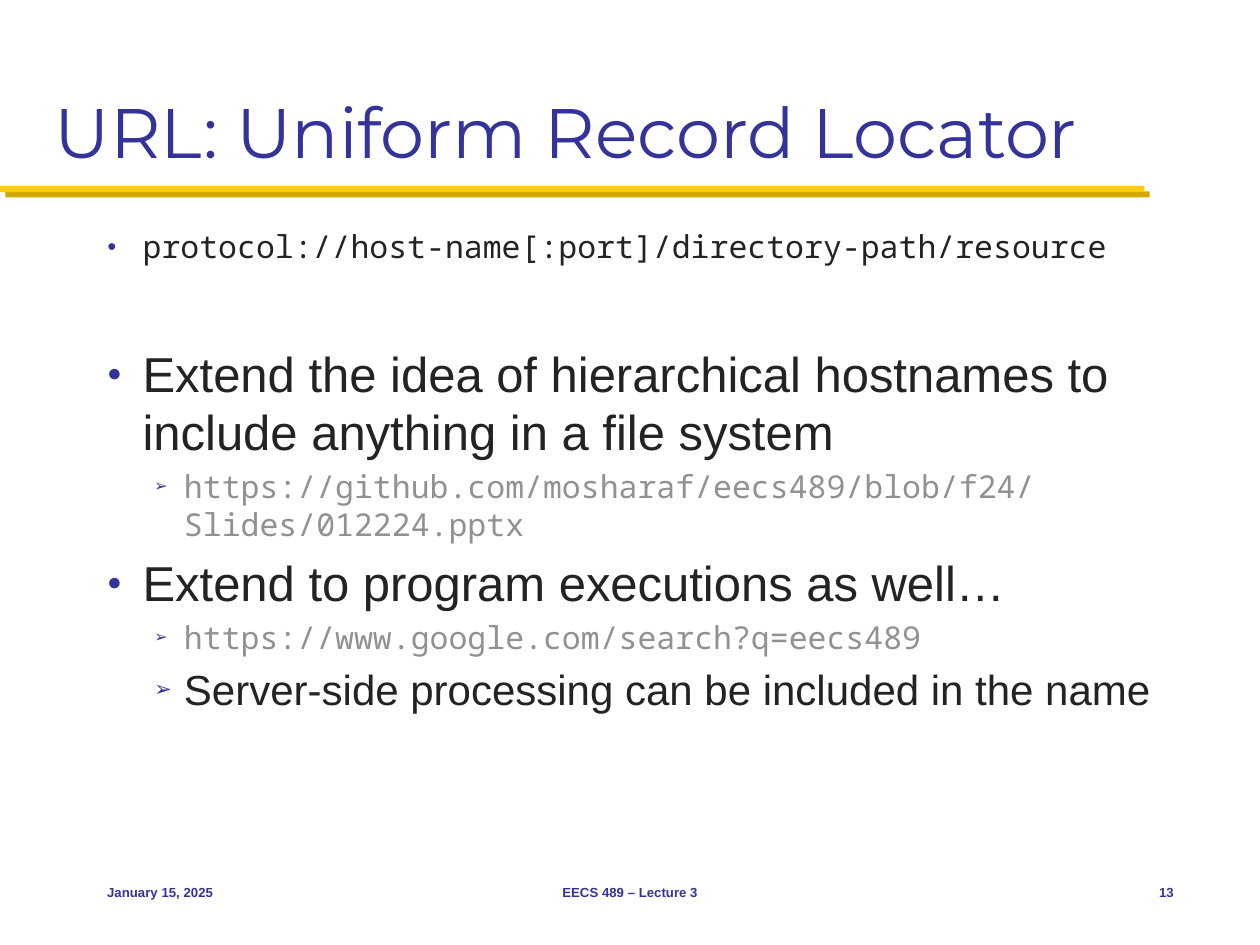
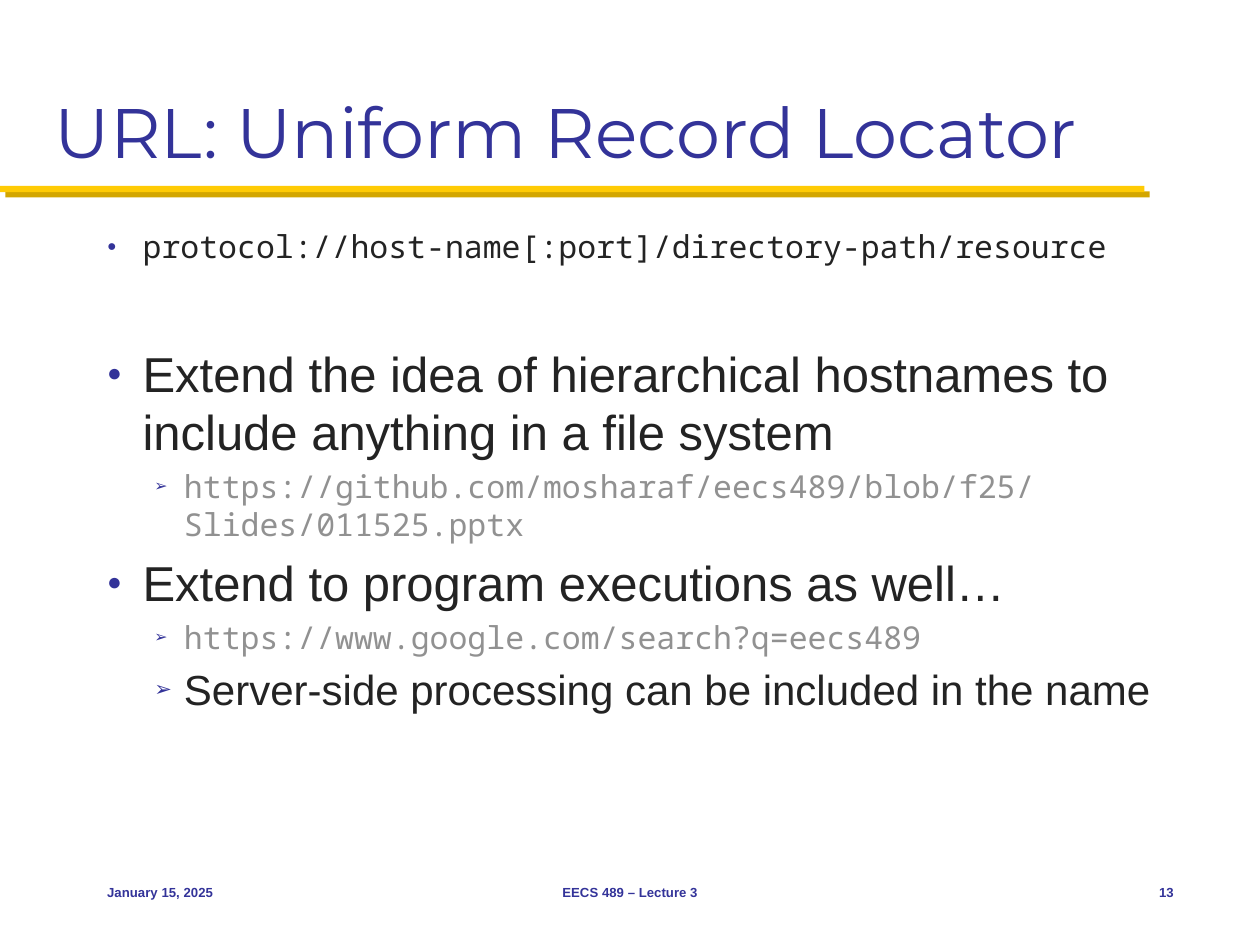
Before and after one commit to mosharaf/eecs489, a slide deck: slide 13 of Slides/011525.pptx. Drawn at 1260x945 pixels with LibreOffice and Linux fonts; fonts in the diff are those of the drawing. Boxes give left, top, right and bottom in pixels: in the first picture for what was removed or moved away, otherwise in the second. Text is boxed around its words. In the diff, an @@ line names an element or a change of style, - is before the commit and + after.

```diff
--- a/Slides/011525.pptx
+++ b/Slides/011525.pptx
@@ text at (x1=184, y1=474, x2=1034, y2=544): text changed @@
-  ➢ https://github.com/mosharaf/eecs489/blob/f24/Slides/012224.pptx
+  ➢ https://github.com/mosharaf/eecs489/blob/f25/Slides/011525.pptx
```
Also in this commit, not shown: 2 other slides changed, 1 other file.
